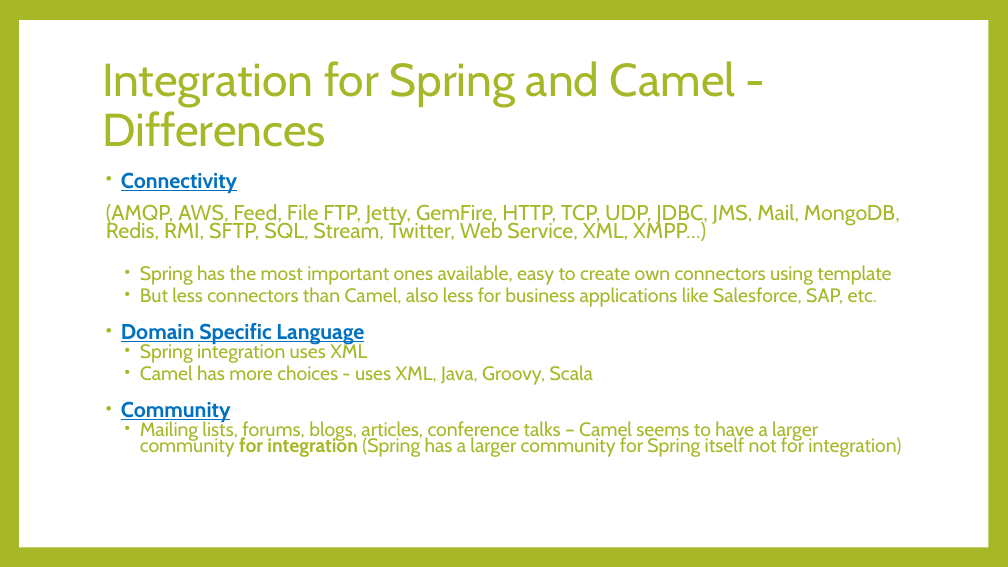
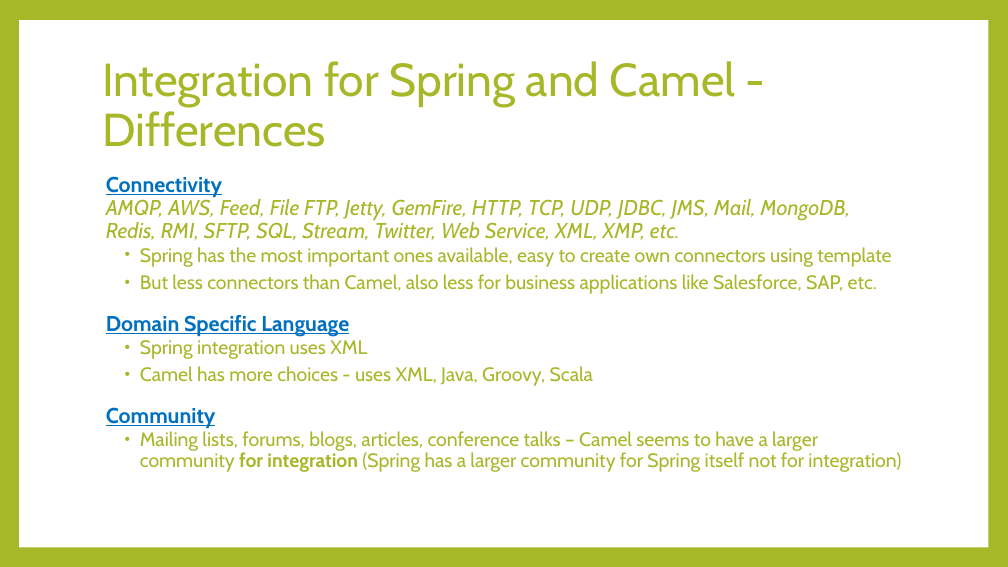
Before and after one commit to ramon-luis/JMS-ActiveMQ-Spring, a slide deck: slide 23 of JMS vFinal.pptx. Drawn at 1008x567 pixels with LibreOffice and Linux fonts; fonts in the diff are those of the drawing. Boxes give left, top, right and bottom in pixels: in the first picture for what was removed or moved away, otherwise in the second. Text is boxed around its words. In the diff, an @@ line names an element or a change of style, - is before the commit and + after.

```diff
--- a/JMS vFinal.pptx
+++ b/JMS vFinal.pptx
@@ text at (106, 176, 851, 240): text changed; italic on @@
-• Connectivity
-(AMQP, AWS, Feed, File FTP, Jetty, GemFire, HTTP, TCP, UDP, JDBC, JMS, Mail, MongoDB, Redis, RMI, SFTP, SQL, Stream, Twitter, Web Service, XML, XMPP…)
+Connectivity
+AMQP, AWS, Feed, File FTP, Jetty, GemFire, HTTP, TCP, UDP, JDBC, JMS, Mail, MongoDB, Redis, RMI, SFTP, SQL, Stream, Twitter, Web Service, XML, XMP, etc.
@@ text at (106, 247, 901, 472): line spacing 0.7 to 0.9; bullet • to none @@
```
Also in this commit, not shown: 13 other slides changed.
